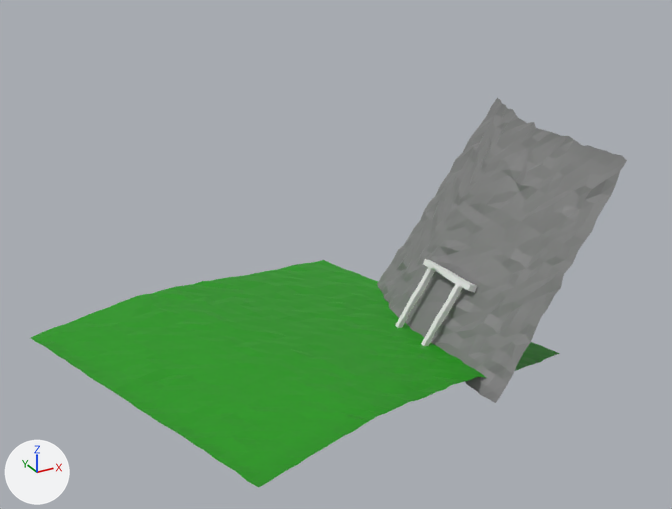
One commit to the Blender file Lucas Ordner für Assets und so/GameJam - Wintersemester 18/Modelle/startmenu.blend: the scene before it, then after it.
The view is the same before and after, from a 50 mm lens placed at (-23.5, -26.0, 18.0), pointed at (-7.3, 3.4, 3.2). Arrows for +X, +Y and +Z are at lower left; the lights stay in place.
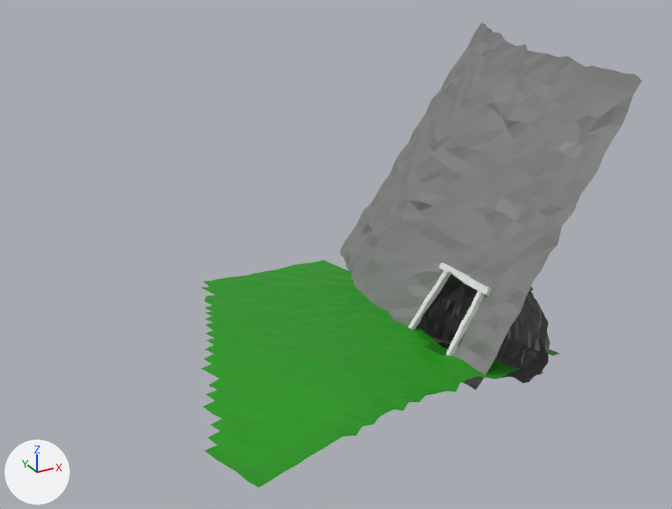
The change, as a list of edits to the scene's bpy script:
```text
Add img_startscene_png_001:
    img_startscene_png_001 = load_image('startscene.png.001', '../Textures/startscene.png', 32, 32, 'sRGB')
Add mat_startscene_png_001:
    mat_startscene_png_001 = principled_material('startscene.png.001')
    mat_startscene_png_001.texture = img_startscene_png_001
Change me_plane:
    used by ob_plane_001; location = (-6.12, 2.5, 0.61); rotation_euler = (0.0, 0.0, 0.301), in degrees (0, 0, 17); scale = (8.4, 8.4, 8.4)
    remove me_plane.from_pydata(...)  # 928 vertices, 1735 faces; spans x -1.25..0.67, y -0.64..1.0, z -0.23..0.01
    add me_plane.from_pydata(...)  # 643 vertices, 1157 faces, 2 loose edges; spans x -1.25..0.67, y -0.64..1.0, z -0.23..0.01
    me_plane part 1: 197 vertices removed from x -1.25..-0.31, y -0.21..1.0, z -0.05..0.01
    me_plane part 2: 10 vertices moved from x -0.76..0.0, y -0.58..-0.57, z -0.11..0.0 to x -0.76..0.0, y -0.6..-0.57, z -0.11..-0.01; 89 vertices removed from x 0.24..0.67, y -0.64..0.15, z -0.23..-0.14; 1 vertex added at x 0.24, y -0.21, z -0.16
    me_plane part 3: 4 kept faces spanning x 0.12..0.18, y -0.33..-0.21, z -0.14..-0.12 get new texture (UV) coordinates
    me_plane part 4: 1150 faces spanning x -1.25..0.67, y -0.64..1.0, z -0.23..0.01 switch from mat_startscene_png (picture img_startscene_png) to mat_startscene_png_001 (picture img_startscene_png_001)
Change me_plane_001:
    used by ob_plane; location = (0.11, 5.4, 3.52); rotation_euler = (0.104, -1.025, -0.923), in degrees (6, -59, -53); scale = (1.18, 1.0, 1.08)
    remove me_plane_001.from_pydata(...)  # 529 vertices, 968 faces; spans x -4.77..6.28, y -9.16..1.74, z -4.56..1.23
    add me_plane_001.from_pydata(...)  # 515 vertices, 924 faces, 3 loose edges; spans x -4.77..6.28, y -9.16..1.74, z -4.56..1.23
    me_plane_001 part 5
    17 vertices are removed from x -2.14..-0.29, y -7.63..-5.9, z -3.41..-2.33
    53 faces are deleted
    3 vertices are added at (-0.3, -6.11, -2.75), (-0.66, -5.84, -2.31), (-0.01, -7.0, -3.23)
    3 loose edges are added
    9 new faces join them
Add me_plane_003:
    me_plane_003.from_pydata(...)  # 1709 vertices, 3121 faces; spans x -0.074..0.104, y -0.087..0.101, z 0.321..0.686
    me_plane_003.materials.append(mat_startscene_png)  # picture img_startscene_png
Change ob_plane:
    ob_plane.location: (0.11, 5.4, 3.52) -> (1.41, 9.16, 4.72)
    ob_plane.scale: (1.18, 1.0, 1.08) -> (1.53, 1.3, 1.41)
Change ob_trunk2_cube_002:
    ob_trunk2_cube_002.location: (-2.94, 1.65, 1.89) -> (-2.57, 1.02, 1.89)
Add ob_plane_003:
    ob_plane_003 = bpy.data.objects.new('Plane.003', me_plane_003)
    ob_plane_003.location = (6.24, 1.6, -5.03)
    ob_plane_003.rotation_euler = (0.0, -1.032, 0.0)  # degrees (0, -59, 0)
    ob_plane_003.scale = (25.6, 31.0, 16.2)
```

Boxes (x1, y1, x2, y2) around the edits, measured in the pictures (672 x 509 px):
'Plane', reshaped, moved, rescaled (21% wider, 21% taller)
    before: (377, 98, 627, 403)
    after: (340, 22, 642, 390)
'Plane.001', reshaped (32% narrower)
    before: (31, 260, 560, 487)
    after: (201, 260, 560, 487)
'Plane.003', added (black)
    after: (416, 274, 550, 383)
'Trunk2_Cube.002', moved
    before: (423, 259, 477, 293)
    after: (439, 263, 491, 296)
part 1 of me_plane, deleted (green)
    before: (31, 281, 222, 450)
part 2 of me_plane, cut back
    before: (333, 314, 552, 436)
    after: (333, 329, 478, 436)
part 3 of me_plane, surface changed
    both: (424, 343, 446, 355)
part 4 of me_plane, recoloured
    both: (201, 269, 555, 453)
part 5 of me_plane_001, cut back
    before: (443, 301, 503, 371)
    after: (424, 264, 480, 291)
